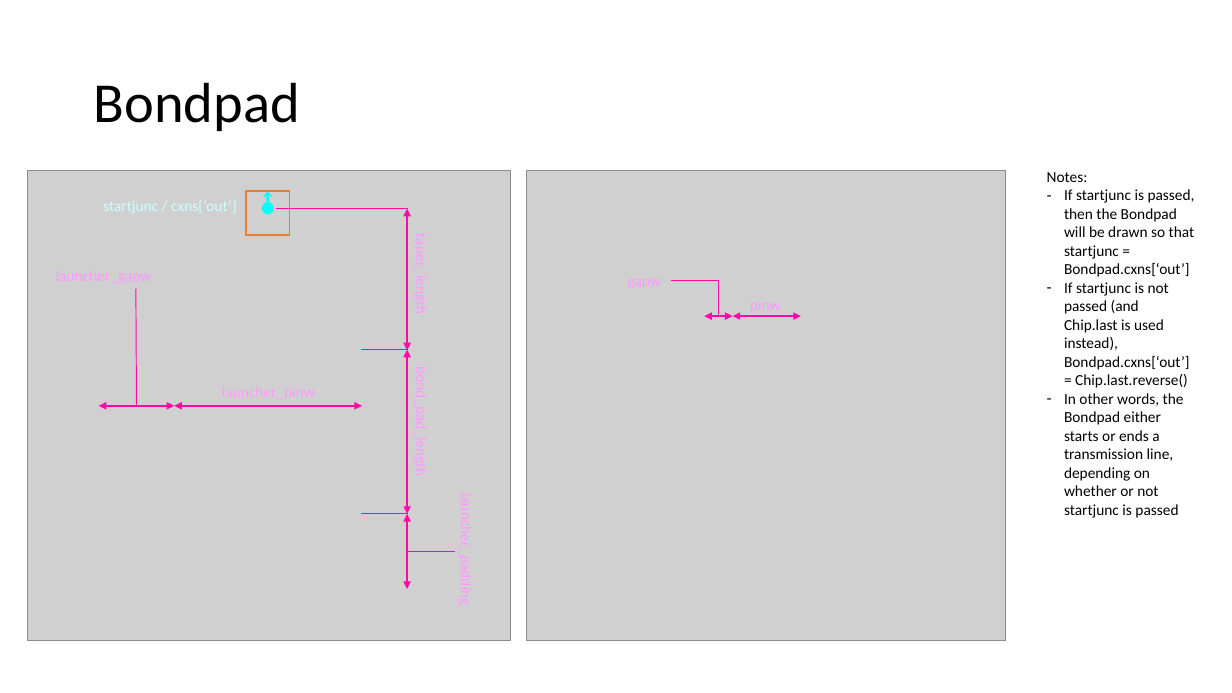
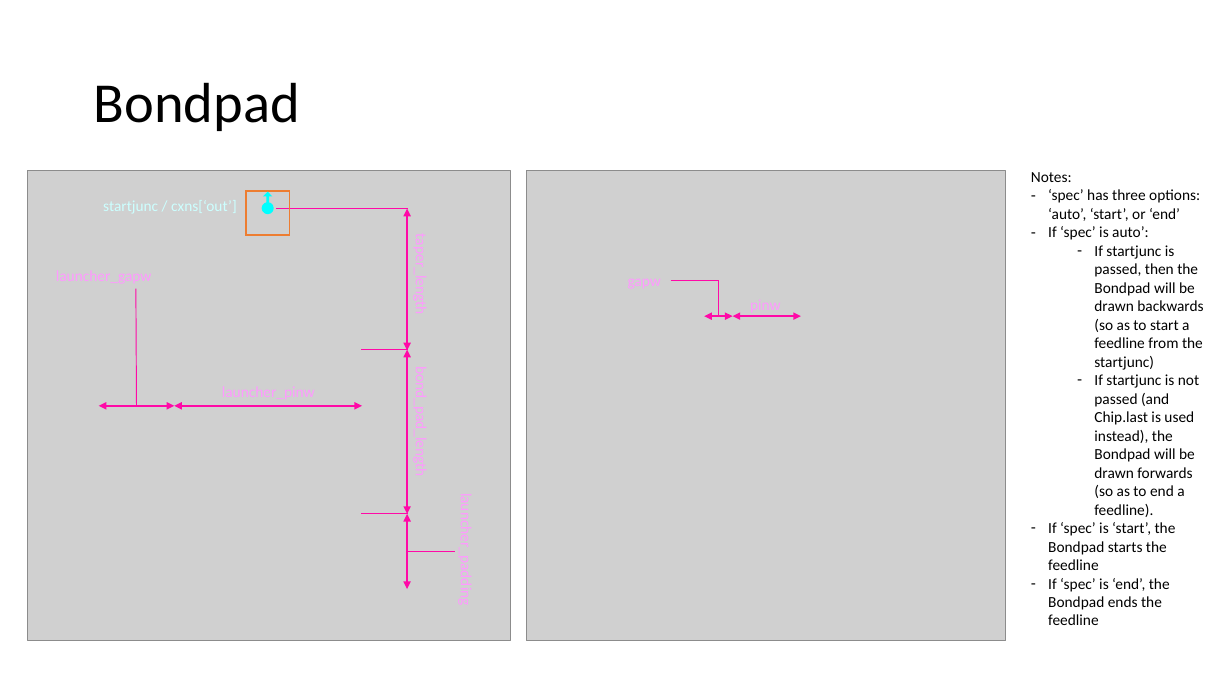
Before and after one commit to KollarLab/MaskMaker, a slide deck: slide 2 of docs/ComponentDocs.pptx. Drawn at 1232x693 pixels with LibreOffice and Linux fonts; fonts in the diff are those of the drawing; grey boxes stand for pictures. Boxes give left, top, right and bottom in pixels: in the first picture for what was removed or moved away, otherwise in the second. Text is boxed around its words. In the diff, an @@ line names an element or a change of style, - is before the commit and + after.

Commit message:
bondpad change
Added another setting to bondpad 'spec'

-- if spec is 'auto' it behaves like it did before (starts if startjunc is passed, ends if startjunc is not)
-- if spec is 'start' or 'end' it is agnostic of whether or not startjunc was passed.

updated in ComponentDocs

```diff
--- a/docs/ComponentDocs.pptx
+++ b/docs/ComponentDocs.pptx
@@ text "Notes:": place and size @@
-text "Notes:" at [1047, 172, 1195, 518]
+text "Notes:" at [1031, 172, 1203, 625]
@@ text at [1048, 189, 1203, 625]: text changed @@
-– If startjunc is passed, then the Bondpad will be drawn so that startjunc = Bondpad.cxns[‘out’]
-– If startjunc is not passed (and Chip.last is used instead), Bondpad.cxns[‘out’] = Chip.last.reverse()
-– In other words, the Bondpad either starts or ends a transmission line, depending on whether or not startjunc is passed
+– ‘spec’ has three options: ‘auto’, ‘start’, or ‘end’
+– If ‘spec’ is auto’:
+  – If startjunc is passed, then the Bondpad will be drawn backwards (so as to start a feedline from the startjunc)
+  – If startjunc is not passed (and Chip.last is used instead), the Bondpad will be drawn forwards (so as to end a feedline).
+– If ‘spec’ is ‘start’, the Bondpad starts the feedline
+– If ‘spec’ is ‘end’, the Bondpad ends the feedline
```
Also in this commit, not shown: 1 other slide changed, 1 other file.
